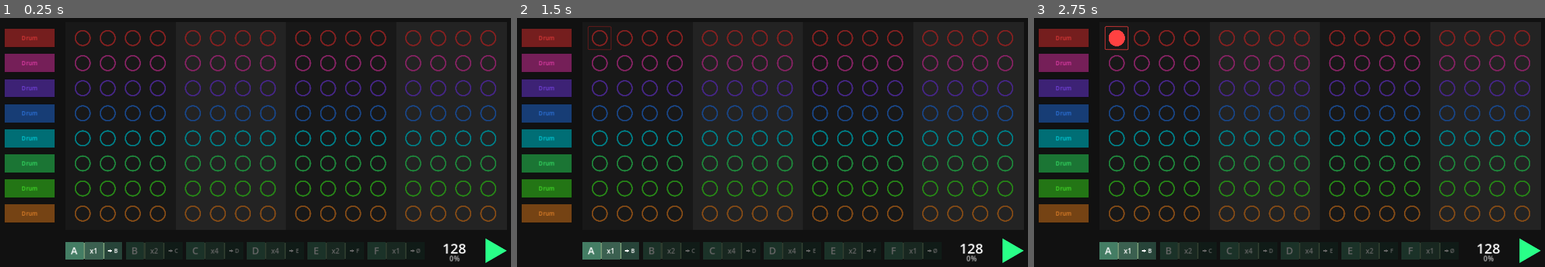
Above: before the commit, frames 1-3 (left to right).
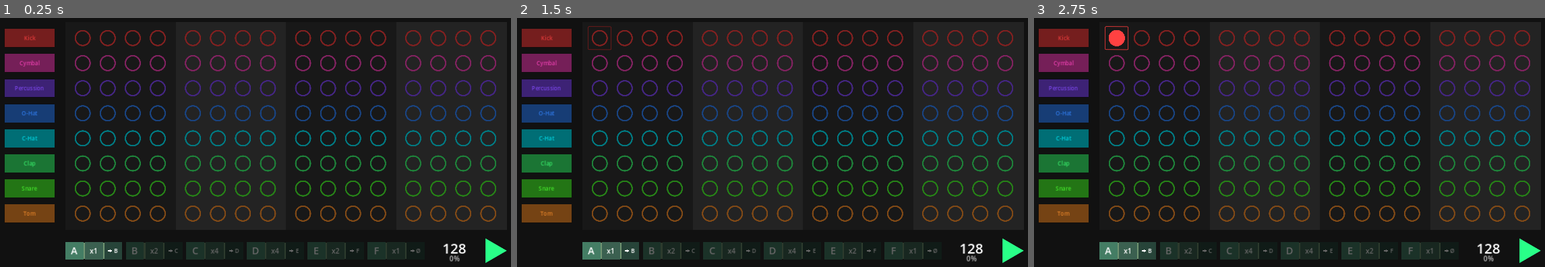
Above: after the commit, the same moments.

Repository: JulienToumieh/bsteppr
Game: Godot game, scene res://main.tscn
The game is run twice, just before and just after one commit, with the same random seed, the same clock (stepped at 60 frames per second) and the same inputs.
Inputs (mouse positions are in pixels of both pictures, inside the frame that each line leads up to):
- Up to frame 1 (0.25 s): no input
- Up to frame 2 (1.5 s): click (598, 37) at 0.52 s; click (598, 37) at 1.27 s
- Up to frame 3 (2.75 s): click (1115, 37) at 2.02 s

The runs differ from the first frame. In frame 1, 0.2% of the frame differs, in the area x 2-9%, y 6-80%; in frame 2, 0.2%; in frame 3, 0.2%.

Commit message:
Programmatically select and display drum kits/instruments (no gui implementation yet)

Diff:
--- a/Globals.gd
+++ b/Globals.gd
@@ -2,9 +2,33 @@
 
 signal update_ui
 
-# Method to trigger the signal
+func getFileNames(directory: String) -> Array:
+	var dir = DirAccess.open(directory)
+	var file_names = []
+
+	if dir:
+		dir.list_dir_begin()
+		var file_name = dir.get_next()
+
+		while file_name != "":
+			if not dir.current_is_dir() and not file_name.ends_with(".import"):
+				file_names.append(file_name)
+			file_name = dir.get_next()
+
+		dir.list_dir_end()
+	print(file_names)
+	return file_names
+
+
+var instrumentNames = []
+
 func updateUI():
 	emit_signal("update_ui")
+
+func loadInstruments(genre):
+	instrumentNames = getFileNames("res://drum_kits/" + genre + "/")
+	for ins in range(8):
+		get_node("Instrument" + str(ins + 1)).stream = load("res://drum_kits/" + genre + "/" + instrumentNames[ins])
 
 var beat = {
 	"A": Array(),
@@ -84,6 +108,7 @@
 			beat[key].append(Array())
 			for j in range(8):
 				beat[key][i].append("0000")
+	loadInstruments("EDM")
 	setTempo()
 
 func setTempo():
--- a/Globals.tscn
+++ b/Globals.tscn
@@ -1,7 +1,6 @@
-[gd_scene load_steps=3 format=3 uid="uid://8cfy385fp777"]
+[gd_scene load_steps=2 format=3 uid="uid://8cfy385fp777"]
 
 [ext_resource type="Script" path="res://Globals.gd" id="1_wmx5g"]
-[ext_resource type="AudioStream" uid="uid://e2n5c14oxs1v" path="res://drumkits/pop/tick.wav" id="5_t8e21"]
 
 [node name="Globals" type="Node2D"]
 process_mode = 3
@@ -21,7 +20,6 @@
 max_polyphony = 4
 
 [node name="Instrument4" type="AudioStreamPlayer" parent="."]
-stream = ExtResource("5_t8e21")
 max_polyphony = 4
 
 [node name="Instrument5" type="AudioStreamPlayer" parent="."]
--- a/components/instrument_row.gd
+++ b/components/instrument_row.gd
@@ -12,9 +12,10 @@
 	if instrumentID == 7: modulate = Color("4CFF2F")
 	if instrumentID == 8: modulate = Color("#FF922D")
 
+	Globals.connect("update_ui", Callable(self, "_on_update_ui"))
 
-func _process(delta):
-	pass
+func _on_update_ui():
+	get_node("Button").text = Globals.instrumentNames[instrumentID-1].substr(3).get_basename()
 
 
 func _on_button_pressed():
Not shown, added: drum_kits/EDM/1- Kick.wav.import
Not shown, changed: drum_kits/EDM/2- Snare.wav.import
Not shown, added: drum_kits/EDM/3- Clap.wav.import
Not shown, changed: drum_kits/EDM/4- C-Hat.wav.import
Not shown, changed: drum_kits/EDM/5- O-Hat.wav.import
Not shown, added: drum_kits/EDM/6- Percussion.wav.import
Not shown, changed: drum_kits/EDM/7- Tom.wav.import
Not shown, added: drum_kits/EDM/8- Cymbal.WAV.import
Not shown, added: drum_kits/EDM/1- Kick.wav
Not shown, added: drum_kits/EDM/2- Snare.wav
Not shown, added: drum_kits/EDM/3- Clap.wav
Not shown, added: drum_kits/EDM/4- C-Hat.wav
(and 8 more such lines)
